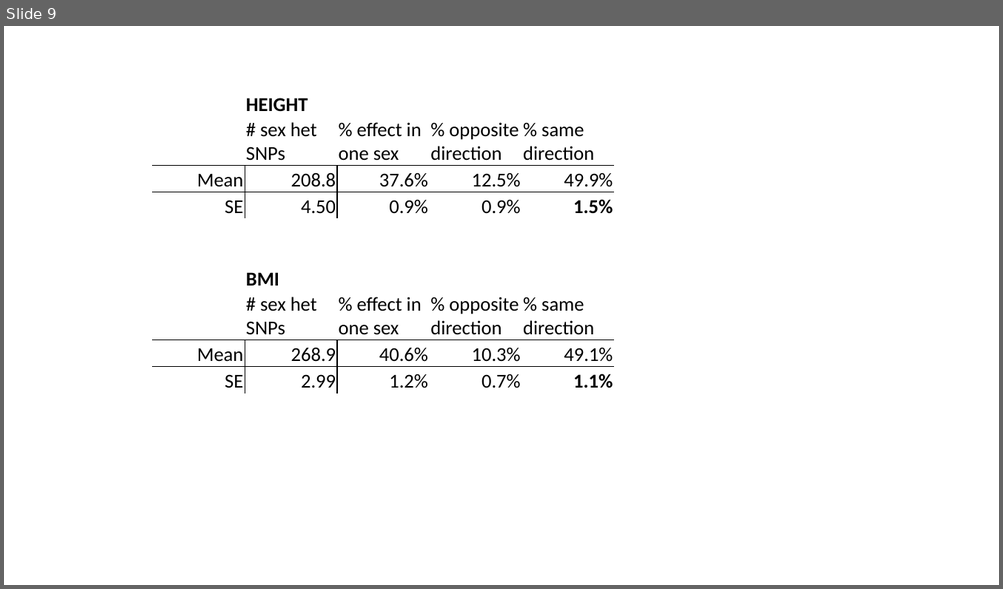
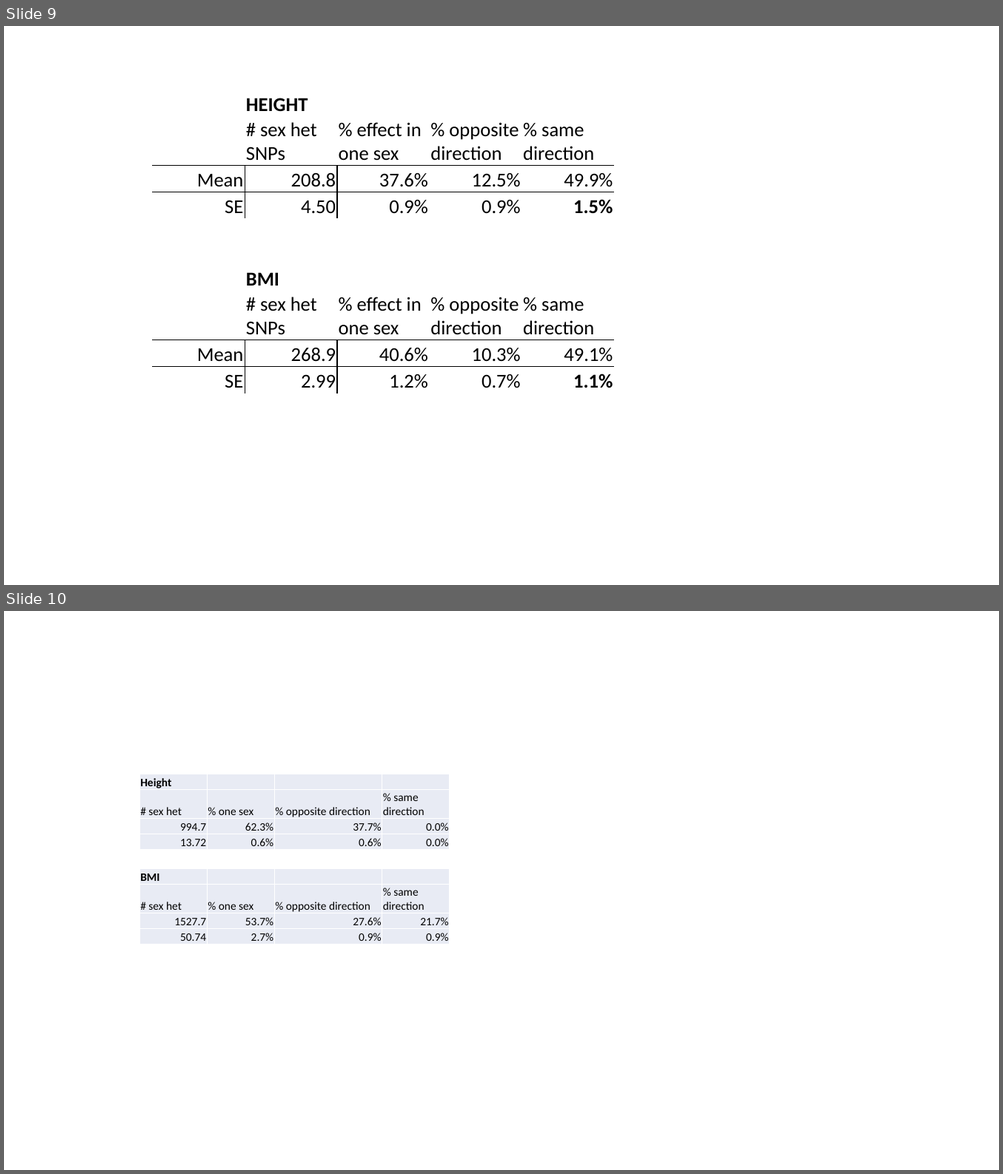
Before and after one commit to cz5959/GWAS-frontera, a slide deck: _PowerPoints/review.8.5.22.pptx. Shown one above the other, each under a label of ours: slide 9 before the commit, slides 9 and 10 after it. The pictures are 1003x589 and 1003x1174 pixels, drawn with LibreOffice and Linux fonts; fonts in the diff are those of the drawing. Boxes give left, top, right and bottom in pixels: in the first picture for what was removed or moved away, otherwise in the second. Text is boxed around its words. In the diff, an @@ line names an element or a change of style, - is before the commit and + after.

```diff
--- a/_PowerPoints/review.8.5.22.pptx
+++ b/_PowerPoints/review.8.5.22.pptx
@@ slide 10 added at box(4, 611, 999, 1170), background #FFFFFF @@
@@ table added at box(140, 775, 449, 849), 4 rows, 4 columns @@
+Height |  |  | 
+# sex het | % one sex | % opposite direction | % same direction
+994.7 | 62.3% | 37.7% | 0.0%
+13.72 | 0.6% | 0.6% | 0.0%
@@ table added at box(140, 869, 449, 944), 4 rows, 4 columns @@
+BMI |  |  | 
+# sex het | % one sex | % opposite direction | % same direction
+1527.7 | 53.7% | 27.6% | 21.7%
+50.74 | 2.7% | 0.9% | 0.9%
```
Also in this commit, not shown: 37 other files.
